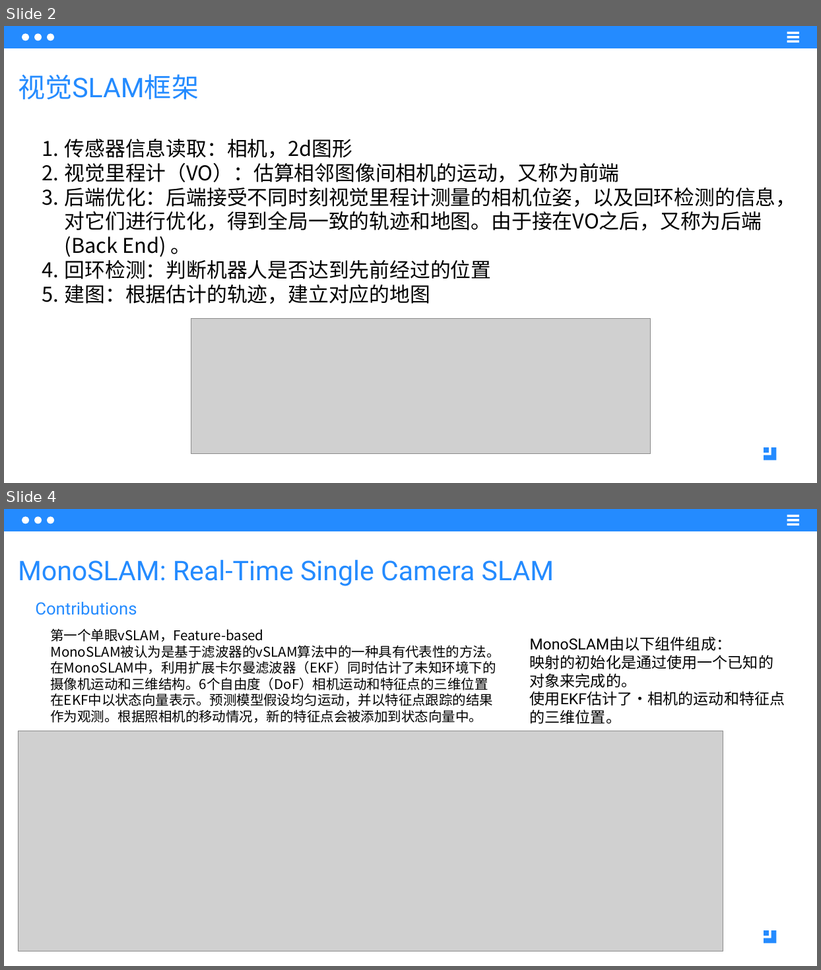
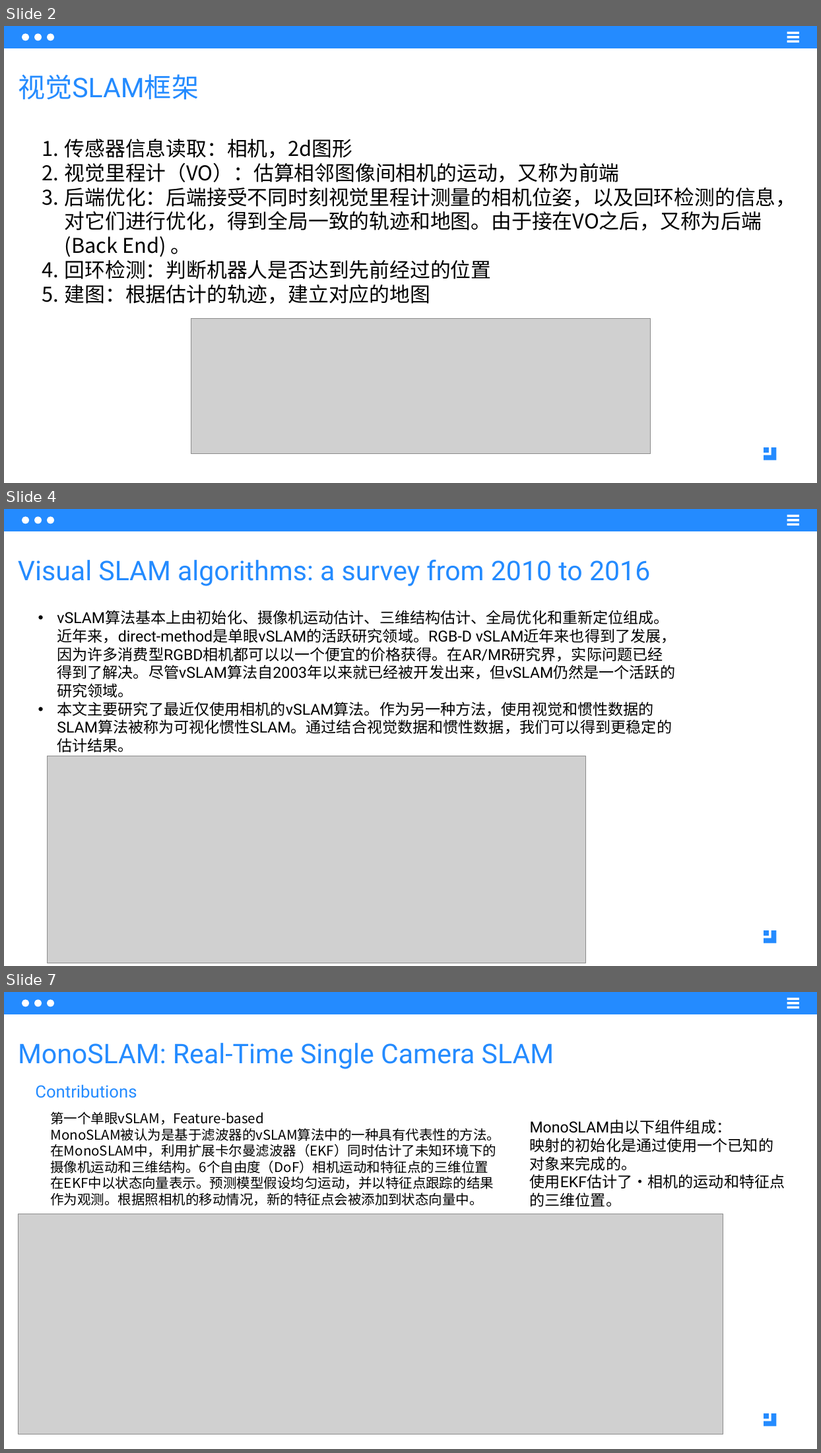
Before and after one commit to drb-ecust/auto_drive, a slide deck: 视觉slam调研/视觉SLAM调研.pptx. Shown one above the other, each under a label of ours: slides 2 and 4 before the commit, slides 2, 4 and 7 after it; the slides between them are not shown. The pictures are 821x970 and 821x1453 pixels, drawn with LibreOffice and Linux fonts; fonts in the diff are those of the drawing; grey boxes stand for pictures. Boxes give left, top, right and bottom in pixels: in the first picture for what was removed or moved away, otherwise in the second. Text is boxed around its words. In the diff, an @@ line names an element or a change of style, - is before the commit and + after.

```diff
--- a/视觉slam调研/视觉SLAM调研.pptx
+++ b/视觉slam调研/视觉SLAM调研.pptx
@@ slide 4 added at (4, 509, 817, 966), background #FFFFFF @@
@@ rectangle added at (4, 509, 817, 531), fill #248BFF @@
@@ ellipse added at (22, 516, 29, 524), fill #FFFFFF @@
@@ ellipse added at (34, 516, 42, 524), fill #FFFFFF @@
@@ ellipse added at (47, 516, 54, 524), fill #FFFFFF @@
@@ rectangle added at (787, 514, 799, 517), fill #FFFFFF @@
@@ rectangle added at (787, 519, 799, 521), fill #FFFFFF @@
@@ rectangle added at (787, 523, 799, 525), fill #FFFFFF @@
@@ text added at (18, 559, 650, 586), 32 pt, text gradient #248BFF to #C8E2FF @@
+Visual SLAM algorithms: a survey from 2010 to 2016
@@ text added at (57, 610, 677, 753), 18 pt, text #000000 @@
+• vSLAM算法基本上由初始化、摄像机运动估计、三维结构估计、全局优化和重新定位组成。近年来，direct-method是单眼vSLAM的活跃研究领域。RGB-D vSLAM近年来也得到了发展，因为许多消费型RGBD相机都可以以一个便宜的价格获得。在AR/MR研究界，实际问题已经得到了解决。尽管vSLAM算法自2003年以来就已经被开发出来，但vSLAM仍然是一个活跃的研究领域。
+• 本文主要研究了最近仅使用相机的vSLAM算法。作为另一种方法，使用视觉和惯性数据的SLAM算法被称为可视化惯性SLAM。通过结合视觉数据和惯性数据，我们可以得到更稳定的估计结果。
@@ picture added at (47, 756, 586, 964) @@
@@ freeform shape added at (764, 931, 777, 944), fill #248BFF @@
@@ freeform shape added at (764, 931, 769, 936), fill #248BFF @@
@@ what was slide 4 is now slide 7 @@
```
Also in this commit, not shown: 3 slides changed, 2 other slides added, 1 slide removed, 5 other files.
